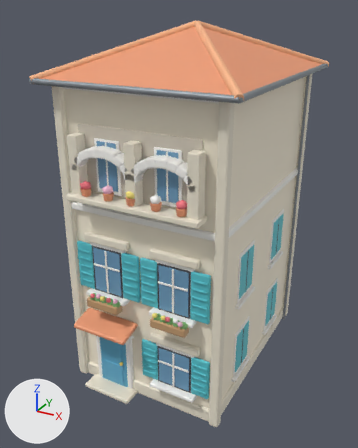
Renders of the Blender file source-art/bayview/house_d.blend from each side of a commit.
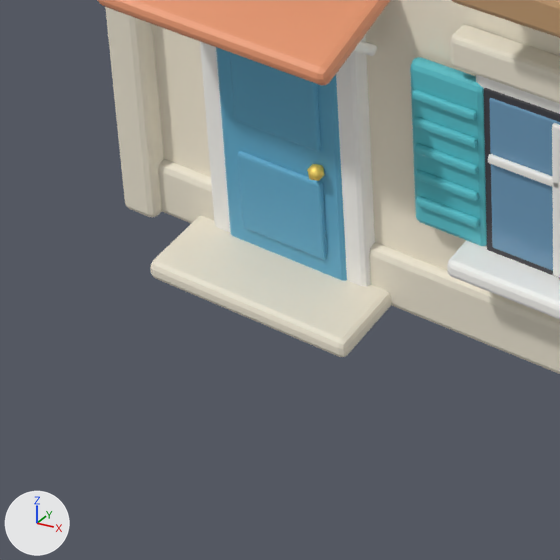
There are two pictures of each version: one whole from a 50 mm lens placed at (7.44, -14.66, 12.31), pointed at (-0.33, -0.54, 5.25), one close up on the part from 15% to 49% of the width and 73% to 100% of the height. Lighting does not change. The marker at lower left points along +X, +Y and +Z. The last two pictures show the newer version.

The older version as bpy lines, for what is in view:
```python
me_cube = bpy.data.meshes.new('Cube')
me_cube.from_pydata(...)  # 9850 vertices, 9597 faces; spans x -3.24..3.24, y -4.39..4.12, z -5.24..6.71
me_cube.materials.append(mat_tint_wall)  # pale yellow #fcf2dd
me_cube.materials.append(mat_stone)  # pale yellow #efe7d4
me_cube.materials.append(mat_whitetrim)  # white #fcfaf6
me_cube.materials.append(mat_rooftile)  # orange #ef9e76
me_cube.materials.append(mat_rooftilelight)  # beige #f9b88b
me_cube.materials.append(mat_metal)  # grey #959ba2
me_cube.materials.append(mat_tint_door)  # blue #61adce
me_cube.materials.append(mat_gold)  # yellow #fddf6f
me_cube.materials.append(mat_black)  # dark grey #3f3f45
me_cube.materials.append(mat_glass)  # blue #6f9ebf
me_cube.materials.append(mat_tint_shutter)  # cyan #59c4ce
me_cube.materials.append(mat_wood)  # brown #c59e73
me_cube.materials.append(mat_leaf)  # green #84b873
me_cube.materials.append(mat_flowerred)  # red #f97c86
me_cube.materials.append(mat_flowerpink)  # pink #ffc5df
me_cube.materials.append(mat_floweryellow)  # yellow #ffec81
me_cube.materials.append(mat_flowerwhite)  # white #fffffc
me_cube.materials.append(mat_stonedark)  # pale yellow #d4cbbc
ob_visual = bpy.data.objects.new('Visual', me_cube)
ob_visual.location = (0.0, 0.0, 5.2)
```
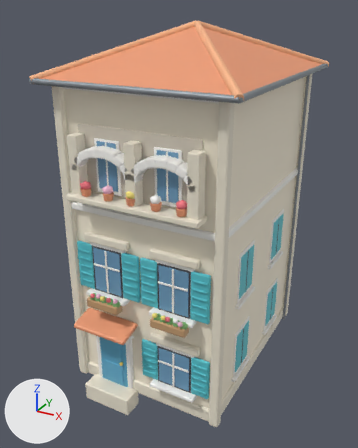
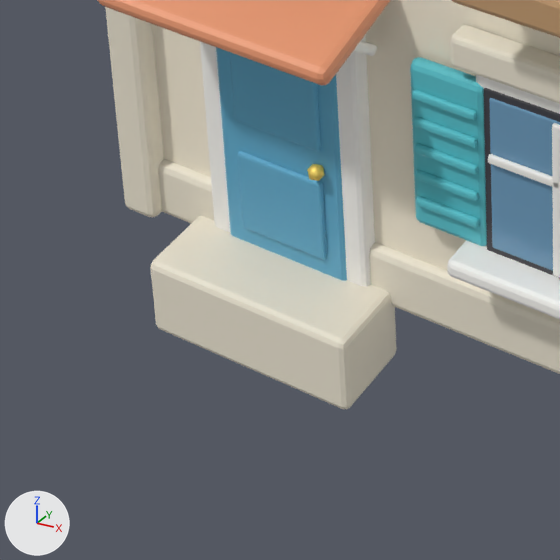
Where the change shows, as pixel boxes [x1, y1, x2, y2] in the close-ups (560 x 560 px; the box of a moved part takes in the faces that stretch with it):
'Visual', reshaped: before [97, 0, 560, 374]; after [97, 0, 560, 409]
part 1 of me_cube, moved or reshaped: before [150, 267, 155, 278]; after [150, 267, 159, 328]
part 2 of me_cube, moved or reshaped: before [153, 270, 392, 357]; after [153, 270, 397, 409]

What the commit changed:
me_cube is used by ob_visual; location (0.0, 0.0, 5.2).
me_cube had 9850 vertices, 9597 faces and spanned x -3.24..3.24, y -4.39..4.12, z -5.24..6.71.
me_cube now has 9850 vertices, 9597 faces and spans x -3.24..3.24, y -4.39..4.12, z -5.7..6.71.
me_cube part 1: all 14 vertices in x -2.1..-2.05, y -4.2..-3.5, z -5.2..-5.15 are moved by (0.0, 0.0, -0.5).
me_cube part 2: all 14 vertices in x -0.35..-0.3, y -4.2..-3.5, z -5.2..-5.15 are moved by (0.0, 0.0, -0.5).
